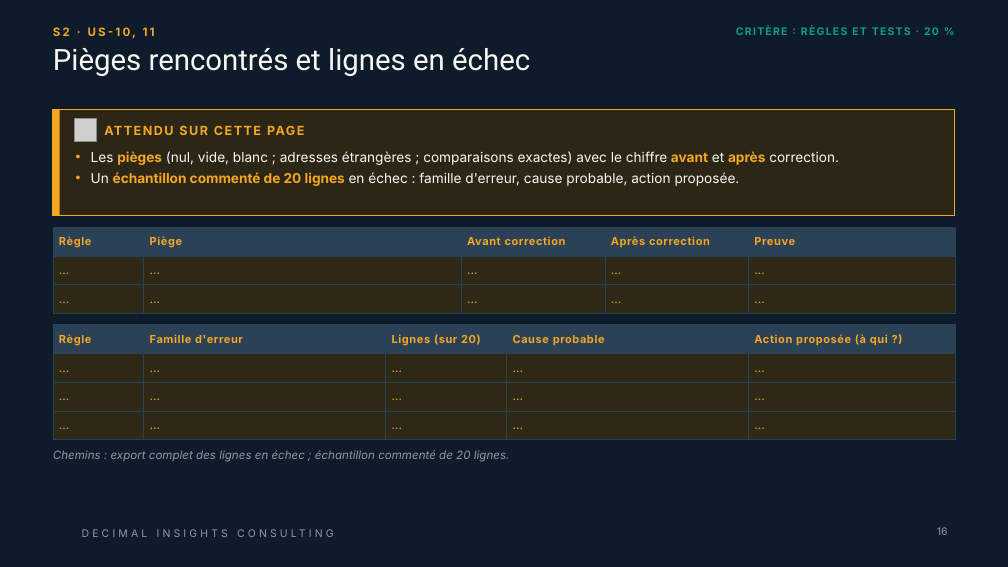
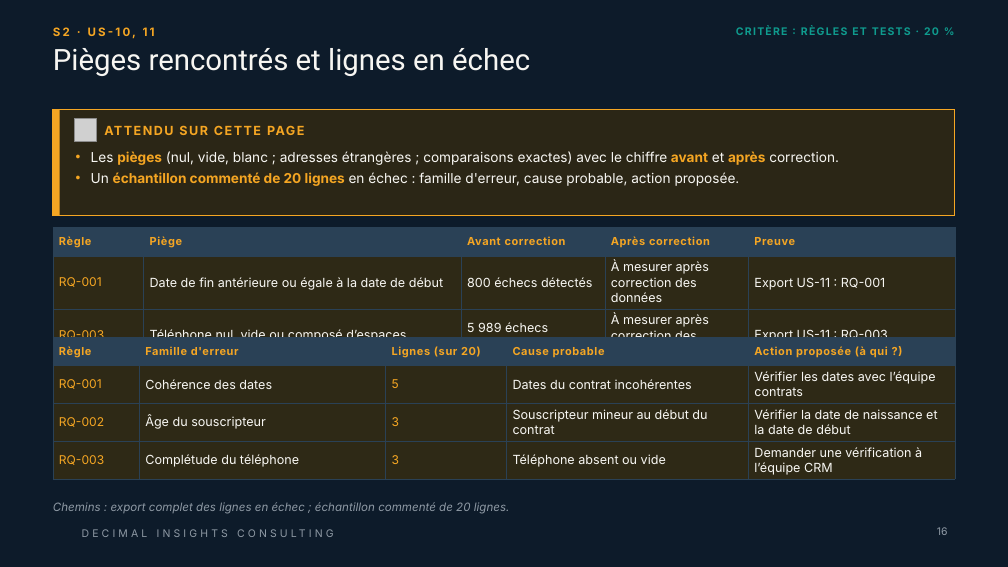
Before and after one commit to Samii05/td-qualite-g01, a slide deck: slide 16 of livrables/Livrable_Groupe_TD_AssurConnect.pptx. Drawn at 1008x567 pixels with LibreOffice and Linux fonts; fonts in the diff are those of the drawing; grey boxes stand for pictures; background and template pictures are left out. Boxes give left, top, right and bottom in pixels: in the first picture for what was removed or moved away, otherwise in the second. Text is boxed around its words. In the diff, an @@ line names an element or a change of style, - is before the commit and + after.

```diff
--- a/livrables/Livrable_Groupe_TD_AssurConnect.pptx
+++ b/livrables/Livrable_Groupe_TD_AssurConnect.pptx
@@ table at [53, 228, 955, 354] @@
-row 2: … | … | … | … | …
+row 2: RQ-001 | Date de fin antérieure ou égale à la date de début | 800 échecs détectés | À mesurer après correction des données | Export US-11 : RQ-001
-row 3: … | … | … | … | …
+row 3: RQ-003 | Téléphone nul, vide ou composé d’espaces | 5 989 échecs détectés | À mesurer après correction des données | Export US-11 : RQ-003
@@ table at [53, 337, 955, 479] @@
-row 2: … | … | … | … | …
+row 2: RQ-001 | Cohérence des dates | 5 | Dates du contrat incohérentes | Vérifier les dates avec l’équipe contrats
-row 3: … | … | … | … | …
+row 3: RQ-002 | Âge du souscripteur | 3 | Souscripteur mineur au début du contrat | Vérifier la date de naissance et la date de début
-row 4: … | … | … | … | …
+row 4: RQ-003 | Complétude du téléphone | 3 | Téléphone absent ou vide | Demander une vérification à l’équipe CRM
@@ table: place and size @@
-table at [53, 325, 955, 440]
+table at [53, 337, 955, 479]
@@ text "Chemins : export complet des ...": place and size @@
-text "Chemins : export complet des ..." at [53, 450, 510, 462]
+text "Chemins : export complet des ..." at [53, 502, 510, 514]
```
Also in this commit, not shown: 2 other slides changed.
